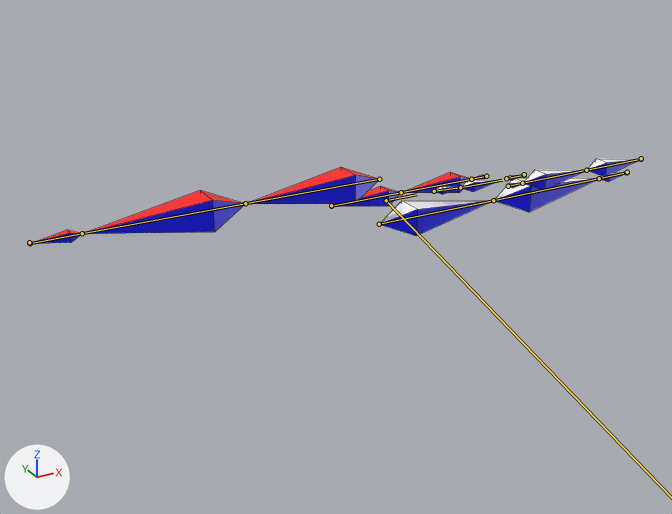
Two versions of the FBX model DirectX/Resources/Fbx/boss1/boss1.fbx, one commit apart.
Camera for both pictures: a camera (50 mm lens) standing at (-126.1, 249.9, 181.8) and looking at (-11.7, 457.8, 77.8). The axes (+X, +Y, +Z) are drawn at lower left. The lights are the same throughout. The bones that bend it are drawn over the model as lines. Mesh edges are drawn as thin lines.

In view in the first picture: 'body'.
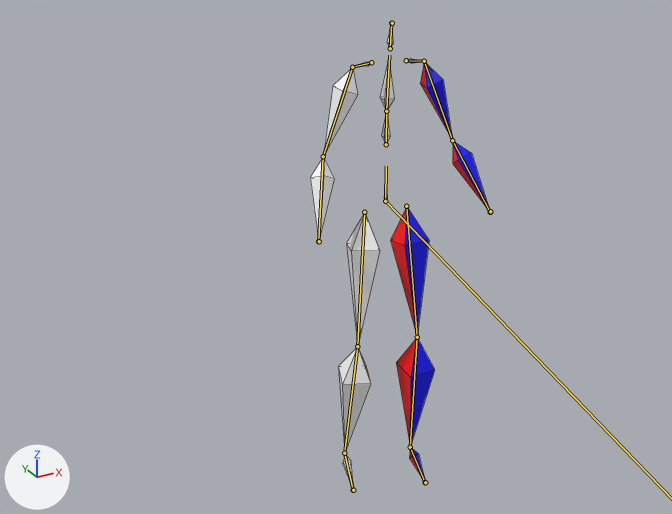
The newer file adds an action. The first version stands in its rest pose; the second is drawn at frame 29 of the action 'dataset-1_bow_active_001|nearAttack_end'.

Scene script edits in JSON lines:
```json
{"block": "bone_hips", "where": "bone_hips = bpy.data.objects['dataset-1_bow_active_001'].pose.bones['Hips']  # child of 'joint_Root'"}
{"op": "set", "path": "bone_hips.rotation_quaternion", "old": "(1.0, 0.0, 0.0, 0.0)", "new": "(0.713, 0.003, -0.059, 0.698)", "note": "degrees (0, 0, 0) -> degrees (-5, -5, 89)"}
{"block": "bone_spine", "where": "bone_spine = bpy.data.objects['dataset-1_bow_active_001'].pose.bones['Spine']  # child of 'Hips'"}
{"op": "set", "path": "bone_spine.rotation_quaternion", "old": "(1.0, 0.0, 0.0, 0.0)", "new": "(0.706, -0.002, 0.707, 0.028)", "note": "degrees (0, 0, 0) -> degrees (-89, 92, -86)"}
{"block": "bone_shoulder_l", "where": "bone_shoulder_l = bpy.data.objects['dataset-1_bow_active_001'].pose.bones['Shoulder_L']  # child of 'Chest'"}
{"op": "set", "path": "bone_shoulder_l.rotation_quaternion", "old": "(1.0, 0.0, 0.0, 0.0)", "new": "(-0.468, -0.518, 0.482, 0.53)", "note": "degrees (0, 0, 0) -> degrees (90, 6, -92)"}
{"block": "bone_upperarm_l", "where": "bone_upperarm_l = bpy.data.objects['dataset-1_bow_active_001'].pose.bones['UpperArm_L']  # child of 'Shoulder_L'"}
{"op": "set", "path": "bone_upperarm_l.rotation_quaternion", "old": "(1.0, 0.0, 0.0, 0.0)", "new": "(0.865, 0.04, 0.04, -0.499)", "note": "degrees (0, 0, 0) -> degrees (2, 6, -60)"}
{"block": "bone_lowerarm_l", "where": "bone_lowerarm_l = bpy.data.objects['dataset-1_bow_active_001'].pose.bones['LowerArm_L']  # child of 'UpperArm_L'"}
{"op": "set", "path": "bone_lowerarm_l.rotation_quaternion", "old": "(1.0, 0.0, 0.0, 0.0)", "new": "(0.964, 0.253, -0.084, -0.023)", "note": "degrees (0, 0, 0) -> degrees (30, -9, -5)"}
{"block": "bone_shoulder_r", "where": "bone_shoulder_r = bpy.data.objects['dataset-1_bow_active_001'].pose.bones['Shoulder_R']  # child of 'Chest'"}
{"op": "set", "path": "bone_shoulder_r.rotation_quaternion", "old": "(1.0, 0.0, 0.0, 0.0)", "new": "(0.533, -0.482, -0.529, 0.452)", "note": "degrees (0, 0, 0) -> degrees (-91, -7, 88)"}
{"block": "bone_upperarm_r", "where": "bone_upperarm_r = bpy.data.objects['dataset-1_bow_active_001'].pose.bones['UpperArm_R']  # child of 'Shoulder_R'"}
{"op": "set", "path": "bone_upperarm_r.rotation_quaternion", "old": "(1.0, 0.0, 0.0, 0.0)", "new": "(0.843, -0.016, -0.064, -0.535)", "note": "degrees (0, 0, 0) -> degrees (2, -7, -65)"}
{"block": "bone_lowerarm_r", "where": "bone_lowerarm_r = bpy.data.objects['dataset-1_bow_active_001'].pose.bones['LowerArm_R']  # child of 'UpperArm_R'"}
{"op": "set", "path": "bone_lowerarm_r.rotation_quaternion", "old": "(1.0, 0.0, 0.0, 0.0)", "new": "(0.963, -0.232, -0.136, 0.035)", "note": "degrees (0, 0, 0) -> degrees (-28, -14, 8)"}
{"block": "bone_upperleg_l", "where": "bone_upperleg_l = bpy.data.objects['dataset-1_bow_active_001'].pose.bones['UpperLeg_L']  # child of 'Hips'"}
{"op": "set", "path": "bone_upperleg_l.rotation_quaternion", "old": "(1.0, 0.0, 0.0, 0.0)", "new": "(-0.031, 0.03, 0.03, 0.999)", "note": "degrees (0, 0, 0) -> degrees (3, -4, -177)"}
{"block": "bone_lowerleg_l", "where": "bone_lowerleg_l = bpy.data.objects['dataset-1_bow_active_001'].pose.bones['LowerLeg_L']  # child of 'UpperLeg_L'"}
{"op": "set", "path": "bone_lowerleg_l.rotation_quaternion", "old": "(1.0, 0.0, 0.0, 0.0)", "new": "(0.993, -0.117, 0.0, 0.0)", "note": "degrees (0, 0, 0) -> degrees (-13, 0, 0)"}
{"block": "bone_foot_l", "where": "bone_foot_l = bpy.data.objects['dataset-1_bow_active_001'].pose.bones['Foot_L']  # child of 'LowerLeg_L'"}
{"op": "set", "path": "bone_foot_l.rotation_quaternion", "old": "(1.0, 0.0, 0.0, 0.0)", "new": "(0.883, 0.47, -0.003, -0.012)", "note": "degrees (0, 0, 0) -> degrees (56, 0, -1)"}
{"block": "bone_upperleg_r", "where": "bone_upperleg_r = bpy.data.objects['dataset-1_bow_active_001'].pose.bones['UpperLeg_R']  # child of 'Hips'"}
{"op": "set", "path": "bone_upperleg_r.rotation_quaternion", "old": "(1.0, 0.0, 0.0, 0.0)", "new": "(-0.123, 0.033, 0.992, 0.012)", "note": "degrees (0, 0, 0) -> degrees (-1, -166, -4)"}
{"block": "bone_lowerleg_r", "where": "bone_lowerleg_r = bpy.data.objects['dataset-1_bow_active_001'].pose.bones['LowerLeg_R']  # child of 'UpperLeg_R'"}
{"op": "set", "path": "bone_lowerleg_r.rotation_quaternion", "old": "(1.0, 0.0, 0.0, 0.0)", "new": "(0.991, 0.135, 0.0, 0.0)", "note": "degrees (0, 0, 0) -> degrees (16, 0, 0)"}
{"block": "bone_foot_r", "where": "bone_foot_r = bpy.data.objects['dataset-1_bow_active_001'].pose.bones['Foot_R']  # child of 'LowerLeg_R'"}
{"op": "set", "path": "bone_foot_r.rotation_quaternion", "old": "(1.0, 0.0, 0.0, 0.0)", "new": "(0.849, -0.525, -0.013, -0.059)", "note": "degrees (0, 0, 0) -> degrees (-63, -5, -5)"}
```

Changed parts and their boxes [x1, y1, x2, y2] in the pictures (672 x 514 px):
```json
{"object": "body", "change": "posed", "before": [30, 159, 641, 244], "after": [310, 24, 490, 489], "on screen": "70% narrower, 442% taller"}
{"bone": "Hips", "before": "(386, 200) to (416, 194)", "after": "(385, 201) to (386, 166)"}
{"bone": "Spine", "before": "(434, 191) to (460, 187)", "after": "(386, 144) to (386, 111)"}
{"bone": "Shoulder_L", "before": "(508, 186) to (522, 183)", "after": "(406, 60) to (424, 61)"}
{"bone": "UpperArm_L", "before": "(522, 183) to (586, 170)", "after": "(424, 61) to (452, 140)"}
{"bone": "LowerArm_L", "before": "(586, 170) to (641, 159)", "after": "(452, 140) to (490, 212)"}
{"bone": "Shoulder_R", "before": "(486, 176) to (471, 179)", "after": "(371, 62) to (352, 67)"}
{"bone": "UpperArm_R", "before": "(471, 179) to (401, 192)", "after": "(352, 67) to (323, 156)"}
{"bone": "LowerArm_R", "before": "(401, 192) to (331, 206)", "after": "(323, 156) to (318, 241)"}
{"bone": "UpperLeg_L", "before": "(379, 224) to (493, 200)", "after": "(406, 206) to (417, 337)"}
{"bone": "LowerLeg_L", "before": "(493, 200) to (599, 178)", "after": "(417, 337) to (410, 447)"}
{"bone": "Foot_L", "before": "(599, 178) to (626, 172)", "after": "(410, 447) to (425, 482)"}
{"bone": "UpperLeg_R", "before": "(379, 179) to (245, 203)", "after": "(364, 212) to (357, 346)"}
{"bone": "LowerLeg_R", "before": "(245, 203) to (82, 233)", "after": "(357, 346) to (344, 453)"}
{"bone": "Foot_R", "before": "(82, 233) to (30, 243)", "after": "(344, 453) to (353, 490)"}
```
